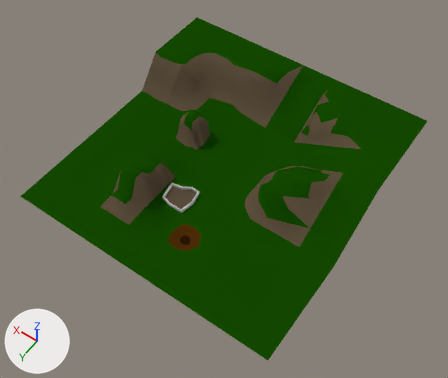
The Blender file models/ground.blend: old version first, new version second.
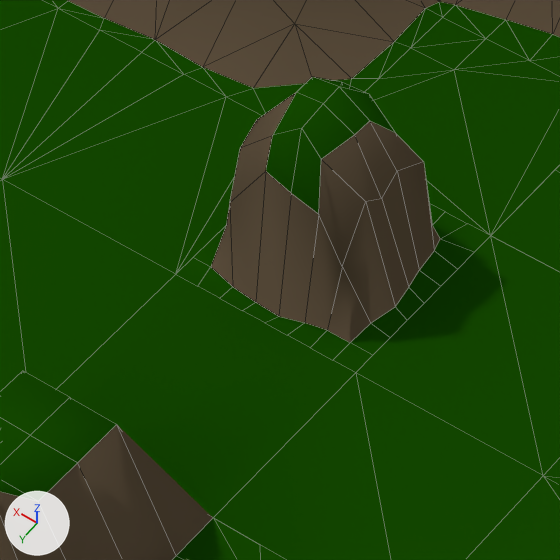
Each version is shown whole from a 50 mm camera at (-6.44, 9.12, 13.41) aimed at (-0.35, 0.59, 0.0), then close up on the part from 32% to 51% of the width and 26% to 48% of the height. The lights are fixed; the arrows at lower left show +X, +Y and +Z. The close-ups show mesh edges as thin lines.

Objects in the first close-up: '001.base', '003.grass01', '004.plateau01', '00a.cliff01', '00a.cliff02', '00a.cliff04', 'Plane'.
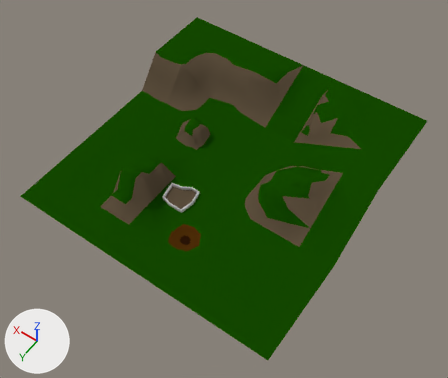
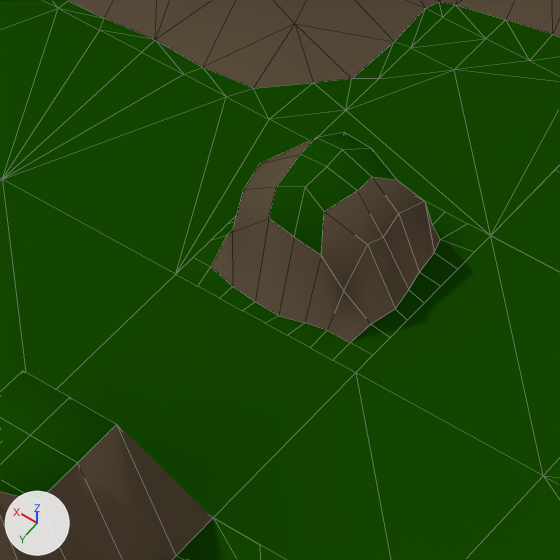
Where the newer file only moved an object's origin or applied its transform, the numbers keep the older frame.

What differs and where, as boxes (x1, y1, x2, y2) in the close-ups (560 x 560 px):
'004.plateau01', mesh rescaled (19% shorter)
    before: (176, 77, 490, 373)
    after: (176, 132, 490, 373)

Edits to the bpy script that builds the scene:
```text
Change me_plane_005:
    where me_plane_005.from_pydata(...)  # 81 vertices, 64 faces; spans x -0.5..0.5, y -0.5..0.5, z -0.016..0.962
    used by ob_004_plateau01; location = (1.5, -0.5, 0.0)
    me_plane_005 part 1: the whole mesh is scaled about the mesh origin by (1, 1, 0.599)
```
